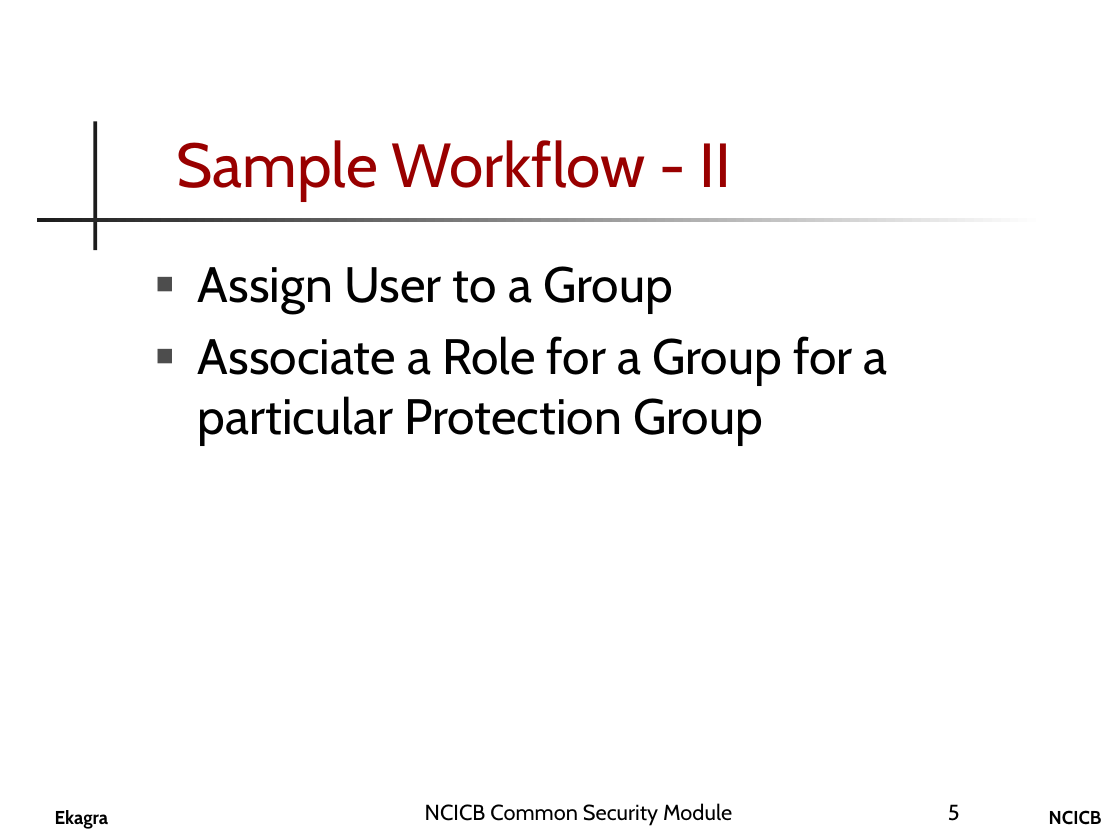
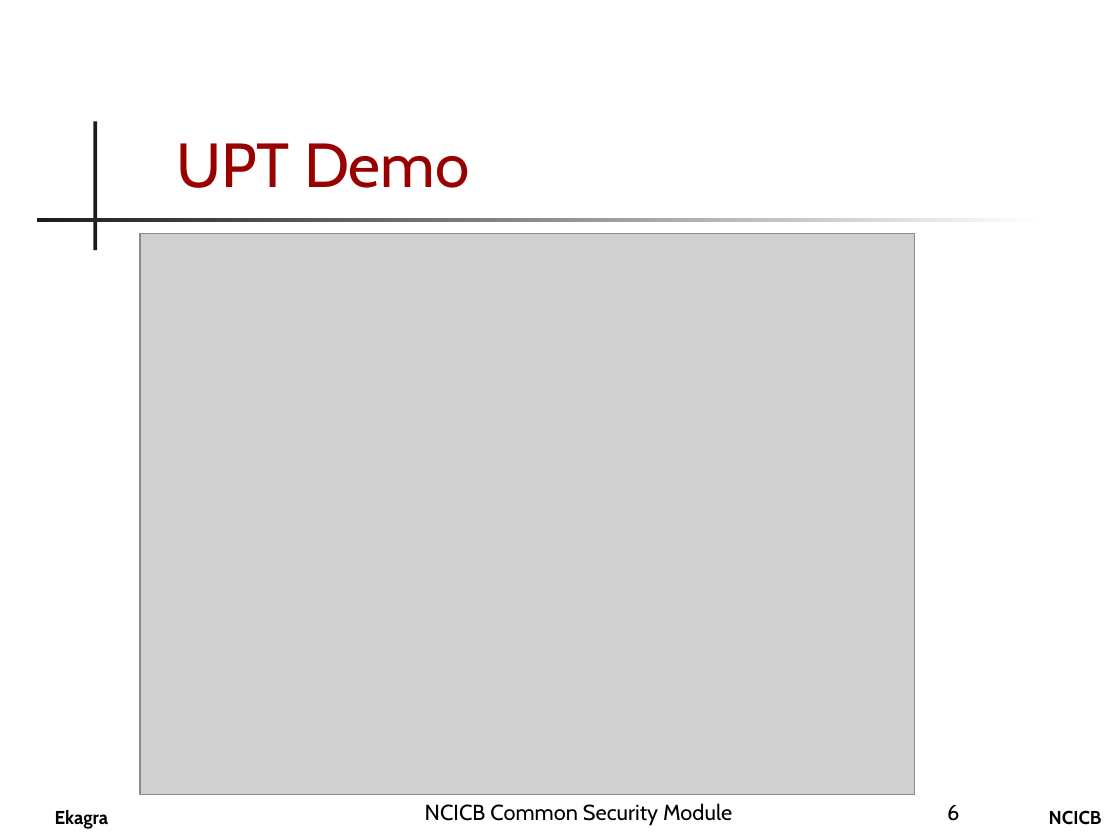
Before and after one commit to CBIIT/common-security-module-docs, a slide deck: slide 6 of Presentations/CSM_UPT_Presentation.ppt (slide 5 before the commit). Drawn at 1120x840 pixels with LibreOffice and Linux fonts; fonts in the diff are those of the drawing; grey boxes stand for pictures; background and template pictures are left out. Boxes give left, top, right and bottom in pixels: in the first picture for what was removed or moved away, otherwise in the second. Text is boxed around its words. In the diff, an @@ line names an element or a change of style, - is before the commit and + after.

```diff
--- a/Presentations/CSM_UPT_Presentation.ppt
+++ b/Presentations/CSM_UPT_Presentation.ppt
@@ title at (176, 143, 469, 188): text changed @@
-Sample Workflow - II
+UPT Demo
@@ picture added at (140, 233, 915, 794) @@
@@ text removed at (198, 266, 888, 445) @@
-■ Assign User to a Group
-■ Associate a Role for a Group for a particular Protection Group
@@ page number at (947, 804, 959, 821): text changed @@
-5
+6
```
Also in this commit, not shown: 4 other slides changed, 2 slides added, 1 slide removed.
